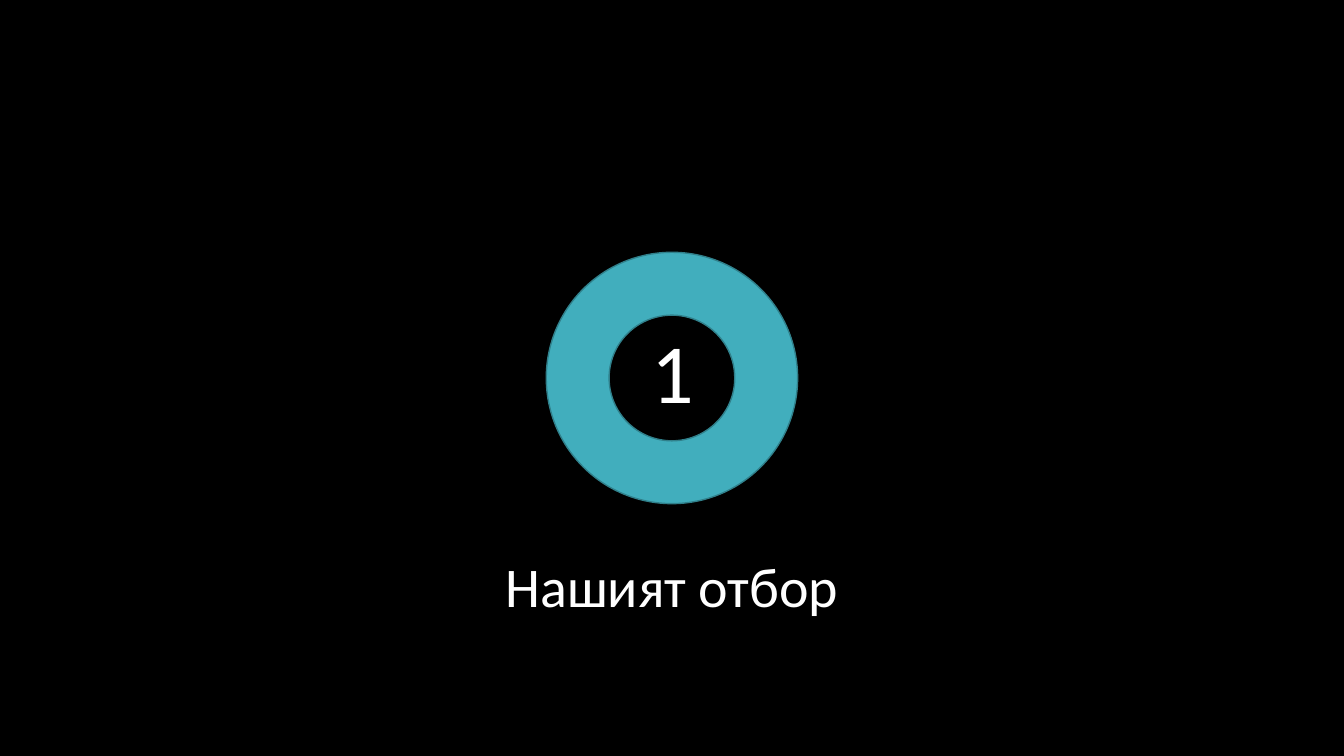
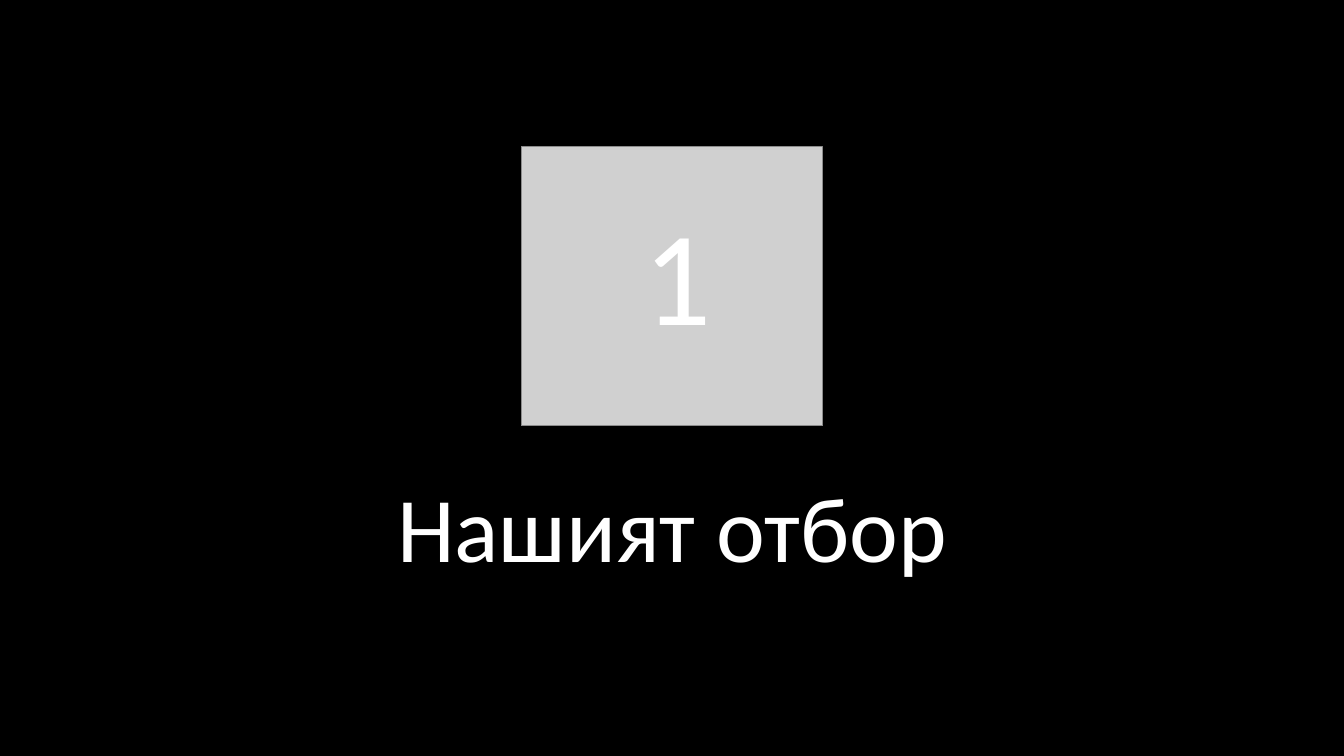
Before and after one commit to EGGeorgieva21/Hangman-project-2022, a slide deck: slide 3 of documentation/presentation.pptx. Drawn at 1344x756 pixels with LibreOffice and Linux fonts; fonts in the diff are those of the drawing; grey boxes stand for pictures; background and template pictures are left out. Boxes give left, top, right and bottom in pixels: in the first picture for what was removed or moved away, otherwise in the second. Text is boxed around its words. In the diff, an @@ line names an element or a change of style, - is before the commit and + after.

Commit message:
Update presentation

```diff
--- a/documentation/presentation.pptx
+++ b/documentation/presentation.pptx
@@ picture added at [521, 147, 823, 426] @@
@@ text "1": place and size @@
-text "1" at [651, 349, 694, 403]
+text "1" at [643, 239, 711, 325]
@@ text "1" at [643, 239, 711, 325]: size 60 to 96 pt @@
@@ donut removed at [546, 252, 798, 503] @@
@@ text "Нашият отбор": place and size @@
-text "Нашият отбор" at [506, 569, 838, 616]
+text "Нашият отбор" at [397, 499, 946, 577]
@@ text "Нашият отбор" at [397, 499, 946, 577]: size 40 to 66 pt @@
```
Also in this commit, not shown: 7 other slides changed, 2 slides added, 1 slide removed.
